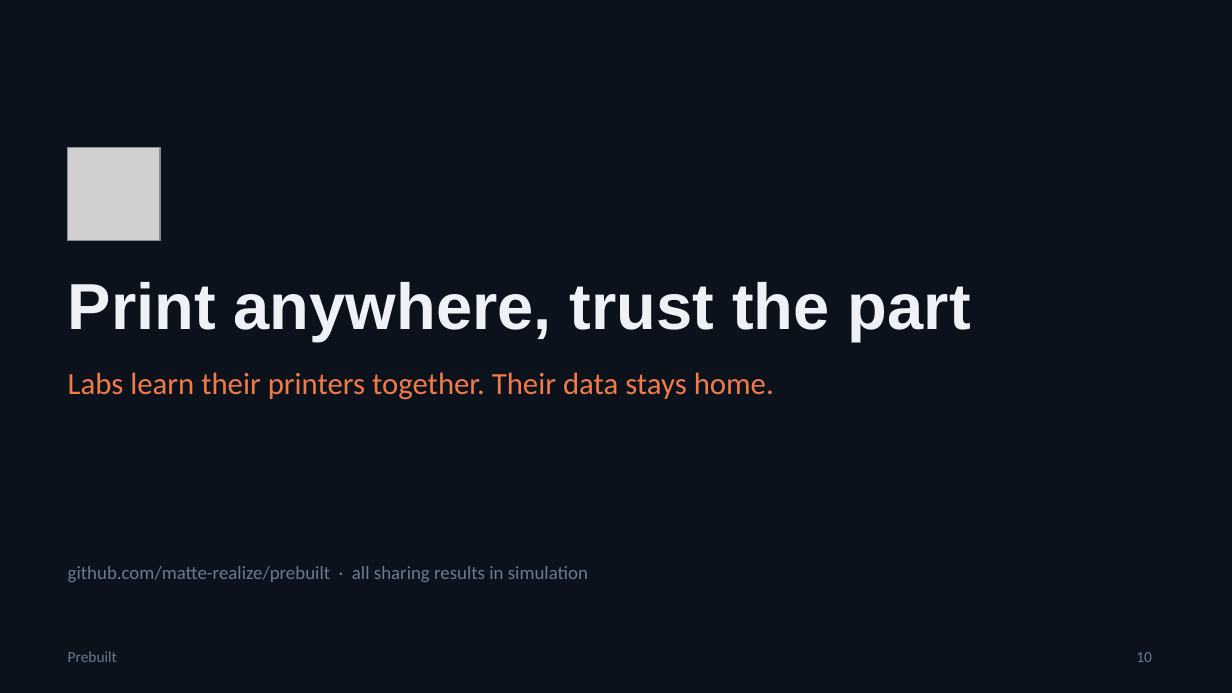
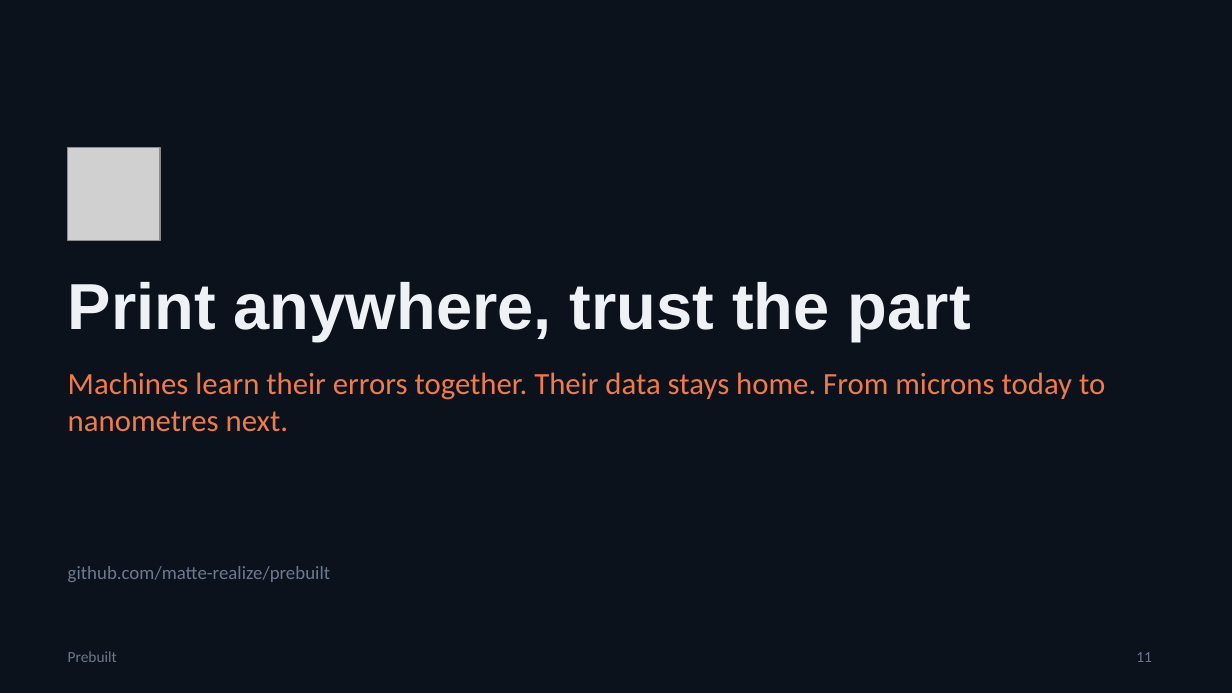
Before and after one commit to matte-realize/prebuilt, a slide deck: slide 11 of docs/slides/prebuilt-pitch.pptx (slide 10 before the commit). Drawn at 1232x693 pixels with LibreOffice and Linux fonts; fonts in the diff are those of the drawing; grey boxes stand for pictures. Boxes give left, top, right and bottom in pixels: in the first picture for what was removed or moved away, otherwise in the second. Text is boxed around its words. In the diff, an @@ line names an element or a change of style, - is before the commit and + after.

```diff
--- a/docs/slides/prebuilt-pitch.pptx
+++ b/docs/slides/prebuilt-pitch.pptx
@@ text at bbox=[68, 372, 1105, 432]: text changed @@
-Labs learn their printers together. Their data stays home.
+Machines learn their errors together. Their data stays home. From microns today to nanometres next.
@@ text at bbox=[68, 566, 330, 582]: text changed @@
-github.com/matte-realize/prebuilt · all sharing results in simulation
+github.com/matte-realize/prebuilt
@@ page number at bbox=[1136, 652, 1152, 662]: text changed @@
-10
+11
```
Also in this commit, not shown: 4 other slides changed, 1 slide added, 7 other files.
